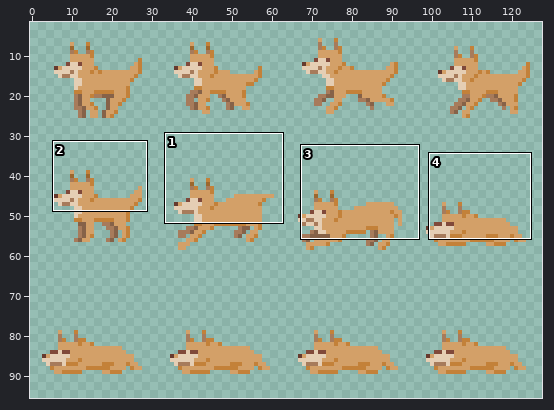
Two versions of one sprite sheet, Assets/SpriteSheets/pupperino.png. The first picture is a wide view before the edit; the outline marks the close-up.
Close-up. As it was:
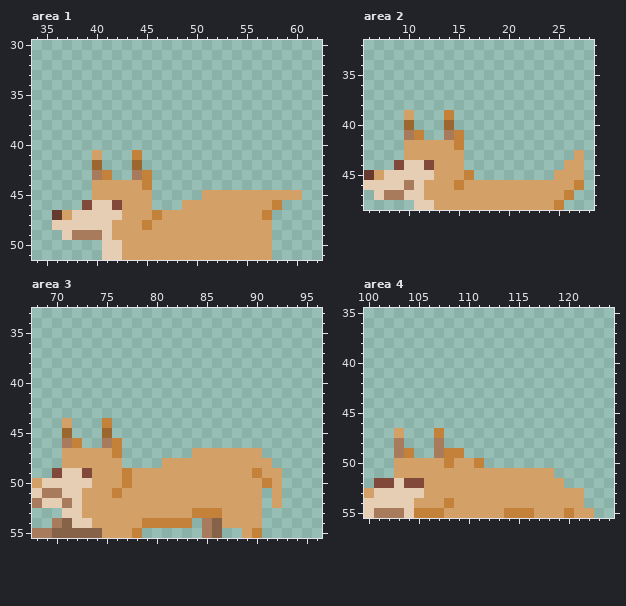
The file is 128x96 pixels. Shown: area 1: x 34..62, y 30..51; area 2: x 6..28, y 32..48; area 3: x 68..96, y 33..55; area 4: x 100..124, y 35..55. The wide view leaves out empty margins. The commit also changed other parts of the picture, which this record leaves out.
Now the later version:
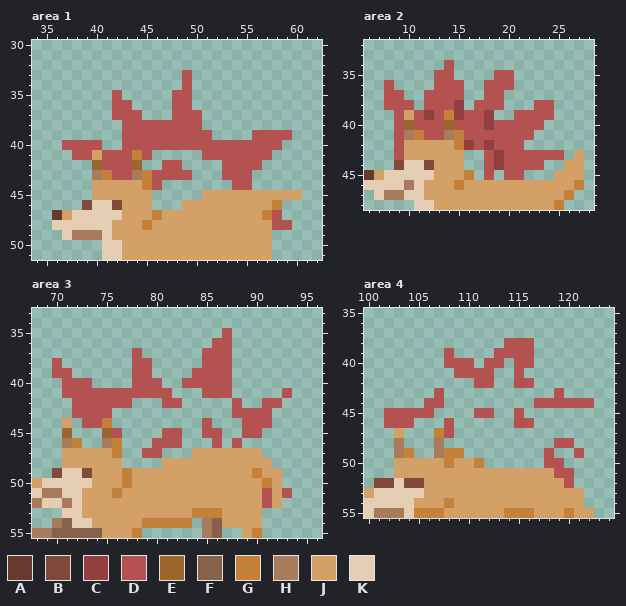
Palette (. is transparent): A #663a2e  B #80493a  C #923f3f  D #b45252  E #9c672e  F #866248  G #c38139  H #a77b5b  J #d3a068  K #e5ceb4
Difference:
Area 1:
There is now colour D in rows 33 to 34 at x 49; in row 35 at x 42 and 48 to 49; in row 36 at x 42 to 43 and 48 to 49; in row 37 at x 42 to 44 and 48 to 50; in row 38 at x 43 to 50; in row 39 at x 43 to 51 and 56 to 59.
There is now colour D in row 40 at x 37 to 40 and 43 to 58; in row 41 at x 38 to 39, 41 to 43, 45 and 51 to 57; in row 42 at x 41 to 43, 47 to 48 and 53 to 56; in row 43 at x 42 to 43, 46 to 49 and 53 to 55; in row 44 at x 46 and 54 to 55; in row 47 at x 58.
There is now colour D in row 48 at x 58 to 59.
Area 2:
There is now colour C in row 38 at x 15; in row 39 at x 12, 15 and 18; in row 40 at x 18; in row 42 at x 16 and 18; in rows 43 to 44 at x 19.
There is now colour D in row 34 at x 14; in row 35 at x 13 to 14 and 19 to 20; in row 36 at x 8, 13 to 15 and 18 to 20; in row 37 at x 8 to 9, 12 to 15 and 18 to 19; in row 38 at x 8 to 10, 12 to 14, 17 to 19 and 23 to 24; in row 39 at x 9, 11, 13, 16 to 17 and 21 to 24.
There is now colour D in row 40 at x 9, 11 to 13, 15 to 17 and 19 to 23; in row 41 at x 9, 12 to 13 and 16 to 22; in row 42 at x 9, 17 and 19 to 21; in row 43 at x 9, 18 and 20 to 25; in row 44 at x 18 and 20 to 23; in row 45 at x 18 and 20 to 21.
Area 3:
There is now colour D in row 35 at x 87; in row 36 at x 86 to 87; in row 37 at x 78 and 85 to 87; in row 38 at x 70, 78 to 79 and 85 to 87; in row 39 at x 70 to 71, 78 to 79 and 84 to 87; in row 40 at x 71 to 73, 78 to 80 and 83 to 87.
There is now colour D in row 41 at x 71 to 81, 85 to 87 and 93; in row 42 at x 72 to 77, 81 to 82, 88 and 91 to 92; in row 43 at x 72 to 75 and 88 to 91; in row 44 at x 73 to 74, 85 and 89 to 91; in row 45 at x 76, 81 to 82, 85 to 86 and 89 to 90; in row 46 at x 80 to 82, 86 and 88.
There is now colour D in row 47 at x 79 to 80; in row 51 at x 91 and 93; in row 52 at x 91.
Area 4:
There is now colour D in row 38 at x 114 to 116; in row 39 at x 108 and 113 to 116; in row 40 at x 108 to 110, 112 to 113 and 115 to 116; in row 41 at x 109 to 112 and 115; in row 42 at x 111 to 112 and 115 to 116; in row 43 at x 107 and 119.
There is now colour D in row 44 at x 106 to 107 and 117 to 122; in row 45 at x 102 to 106, 111 to 112 and 115; in row 46 at x 102 to 104, 108 and 115 to 116; in row 47 at x 108; in row 48 at x 119 to 120; in row 49 at x 118 and 121.
There is now colour D in row 50 at x 118 to 119; in row 51 at x 119 to 120; in row 52 at x 120.
